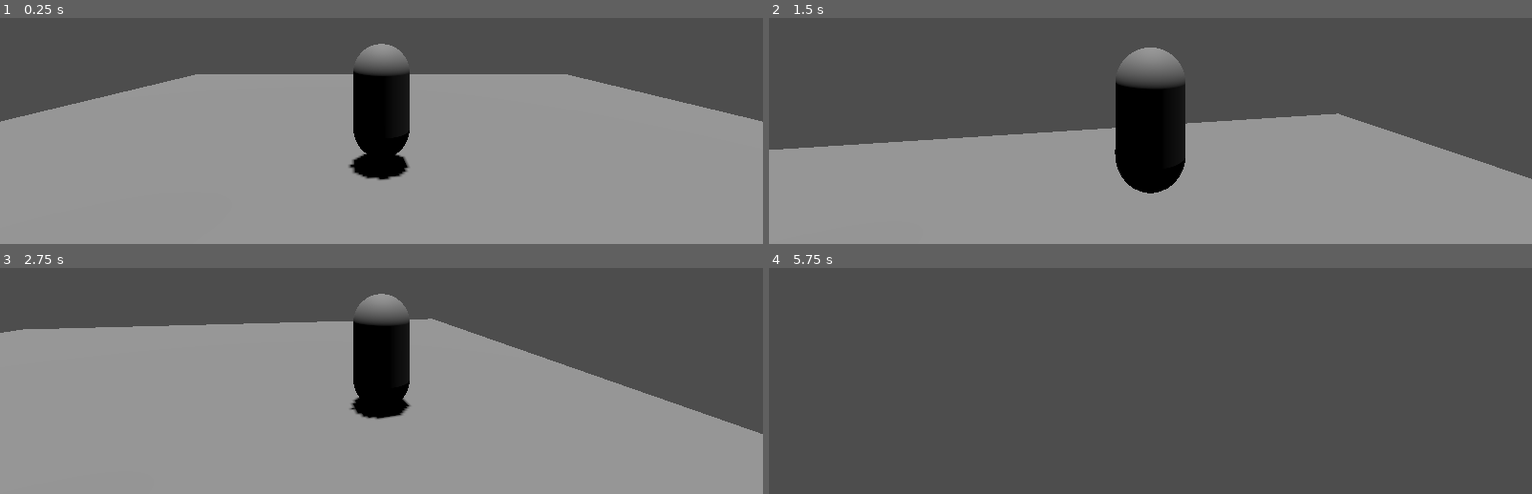
Above: before the commit, frames 1-4 (two rows, left to right).
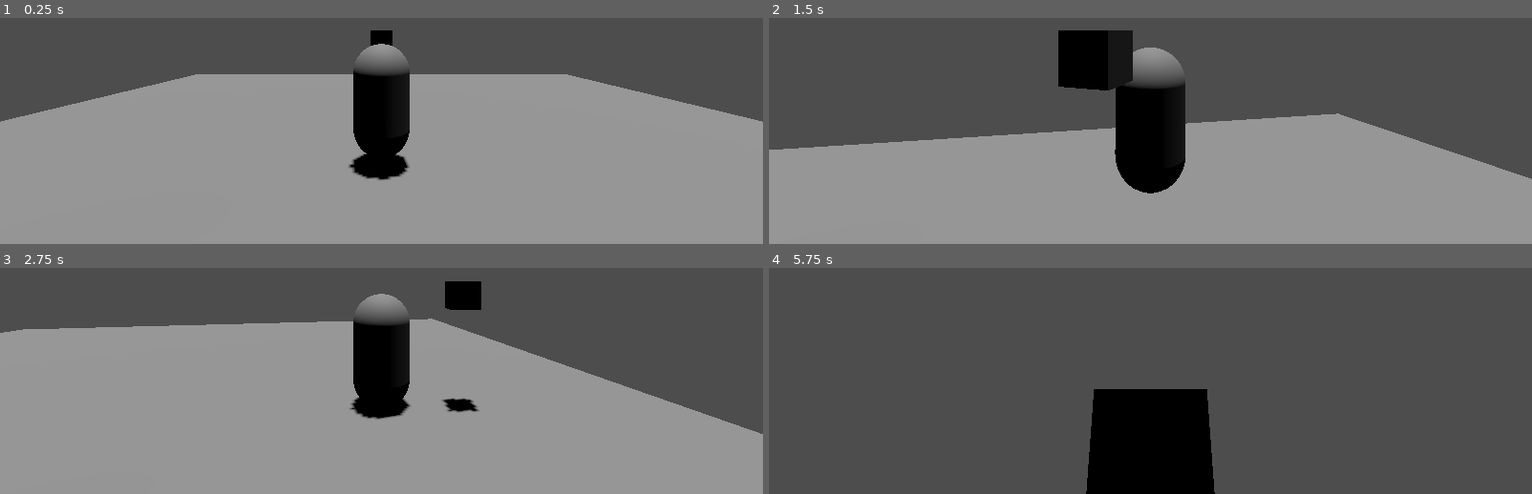
Above: after the commit, the same moments.

Repository: kenjan35/Mons-Hunt
Game: Godot game, scene res://scenes/main.tscn
Two runs of this game, one before a commit and one after it. Both use one fixed random seed, a clock stepped at 60 frames per second and the inputs below.
Inputs (mouse positions are in pixels of both pictures, inside the frame that each line leads up to):
- Up to frame 1 (0.25 s): no input
- Up to frame 2 (1.5 s): move the mouse to (1188, 29) at 0.52 s; hold Up (move_forward) 0.53-1.28 s; hold Tab (mouse_capture) 0.53-1.28 s; tap Space (jump) at 0.77 s; move the mouse to (997, 51) at 1.27 s; hold Down (move_back) from 1.28 s (still down); tap Mouse wheel up (zoom_in) at 1.35 s
- Up to frame 3 (2.75 s): tap Space (jump) at 1.52 s; move the mouse to (outside the picture) at 2.02 s; release Down (move_back) at 2.03 s; hold Right (move_right) from 2.03 s (still down); hold Mouse wheel down (zoom_out) from 2.03 s (still down)
- Up to frame 4 (5.75 s): move the mouse to (1112, 365) at 2.77 s; release Right (move_right) at 2.78 s; release Mouse wheel down (zoom_out) at 2.78 s; hold Up (move_forward) from 2.78 s (still down); tap Tab (mouse_capture) at 2.85 s; tap Space (jump) at 3.02, 3.77, 4.52 s; move the mouse to (1203, 286) at 3.52 s; hold Mouse wheel up (zoom_in) 3.53-4.28 s; move the mouse to (1089, 274) at 4.27 s; tap Mouse wheel down (zoom_out) at 4.35 s; tap Enter at 5 s; move the mouse to (1158, 279) at 5.02 s; hold Tab (mouse_capture) from 5.03 s (still down)

The runs differ from the first frame. In frame 1, 0.2% of the frame differs, in the area x 48-52%, y 5-13%; in frame 2, 2.5%; in frame 3, 0.8%; in frame 4, 7.3%, in the area x 41-59%, y 53-100%.

Commit message:
update: adding a simple box in front of the player to see where the player look at

Diff:
--- a/cacahuete/scenes/character.tscn
+++ b/cacahuete/scenes/character.tscn
@@ -9,6 +9,9 @@
 
 [sub_resource type="CapsuleMesh" id="CapsuleMesh_agfs1"]
 
+[sub_resource type="BoxMesh" id="BoxMesh_rkhd4"]
+size = Vector3(0.5, 0.5, 0.5)
+
 [node name="CharacterBody3D" type="CharacterBody3D" unique_id=1189578310]
 script = ExtResource("1_agfs1")
 
@@ -19,6 +22,10 @@
 [node name="MeshInstance3D" type="MeshInstance3D" parent="." unique_id=981050565]
 mesh = SubResource("CapsuleMesh_agfs1")
 
+[node name="MeshInstance3D" type="MeshInstance3D" parent="MeshInstance3D" unique_id=1395587069]
+transform = Transform3D(1, 0, 0, 0, 1, 0, 0, 0, 1, 0, 0.9815228, -1.4473577)
+mesh = SubResource("BoxMesh_rkhd4")
+
 [node name="SpringArm3D" type="SpringArm3D" parent="." unique_id=1695428081]
 transform = Transform3D(1, 0, 0, 0, 1, 0, 0, 0, 1, 0, 1.2515008, 0)
 spring_length = 5.0
